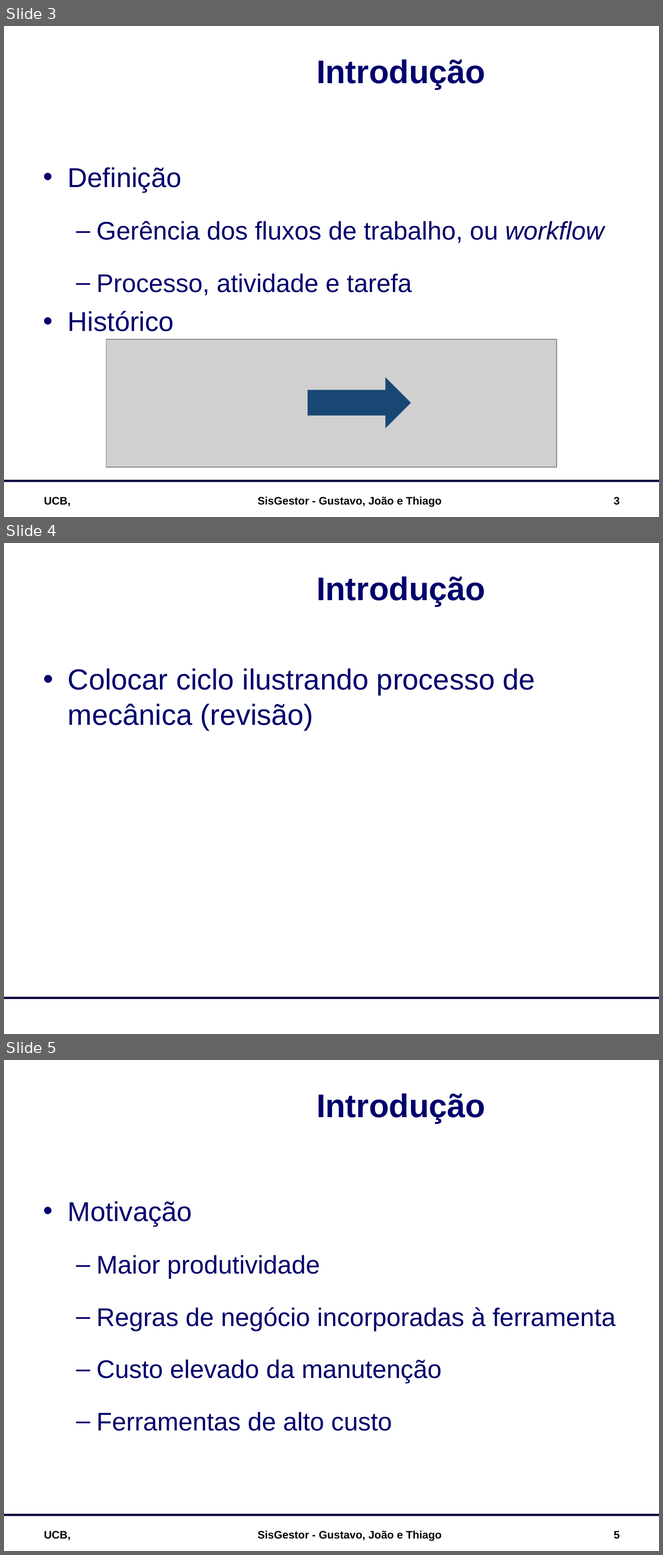
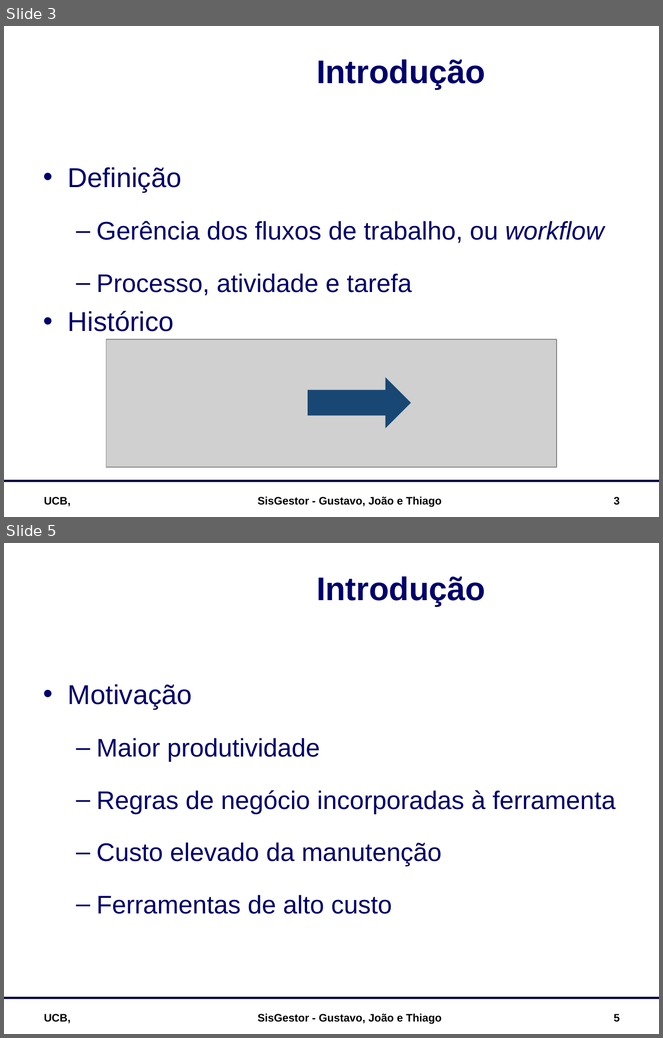
Before and after one commit to luciahsp/sisgestor, a slide deck: documentacao/SisGestor_Apresentação.ppt. Shown one above the other, each under a label of ours: slides 3, 4 and 5 before the commit, slides 3 and 5 after it; the slides between them are not shown. The pictures are 663x1555 and 663x1038 pixels, drawn with LibreOffice and Linux fonts; fonts in the diff are those of the drawing; grey boxes stand for pictures; background and template pictures are left out. Boxes give left, top, right and bottom in pixels: in the first picture for what was removed or moved away, otherwise in the second. Text is boxed around its words. In the diff, an @@ line names an element or a change of style, - is before the commit and + after.

```diff
--- a/documentacao/SisGestor_Apresentação.ppt
+++ b/documentacao/SisGestor_Apresentação.ppt
@@ slide 4 removed at (4,543,659,1034), background picture (left out); not listed: 1 template element that a slide beside it also shows @@
@@ title removed at (317,576,486,606) @@
-Introdução
@@ text removed at (68,668,535,730) @@
-• Colocar ciclo ilustrando processo de mecânica (revisão)
```
Also in this commit, not shown: 1 slide added.
